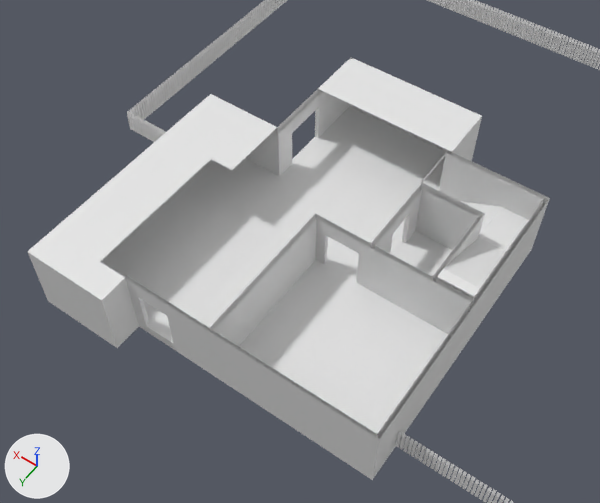
The Blender file UnityFile/Assets/03_Models/m_buildingDetailed.blend, before and after one commit.
Rendered twice from a 50 mm lens placed at (-84.1, 61.7, 157.3), pointed at (-17.1, -32.1, 9.9). The axes (+X, +Y, +Z) are drawn at lower left. The lights are the same throughout. Materials are left out; every surface is plain grey.

The first picture shows 'Fence', 'FirstFloor Floor', 'FirstFloor_Walls', 'Staircase'.
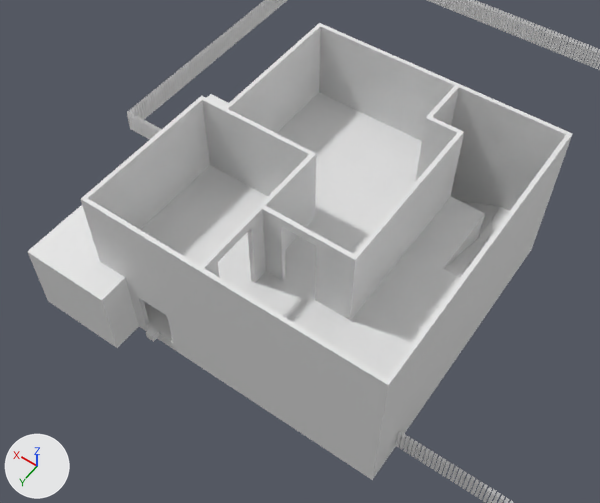
What differs and where, as boxes (x1, y1, x2, y2) in the pictures (600 x 503 px):
'SecondFloor Walls', shown: after (81, 23, 572, 439)
'SecondFloor Walls.001', shown: after (141, 93, 485, 378)
'ScaleCube', shown: after (146, 326, 160, 342)
'FirstFloor_Walls', unchanged, covered by the edit: before (27, 57, 550, 480); after (27, 94, 549, 480)
'FirstFloor Floor', unchanged, covered by the edit: before (100, 107, 479, 434); after (144, 301, 173, 343)

Patch to the scene script:
```diff
--- a/UnityFile/Assets/03_Models/m_buildingDetailed.blend.py
+++ b/UnityFile/Assets/03_Models/m_buildingDetailed.blend.py
@@ ob_secondfloor_walls_001 @@
 ob_secondfloor_walls_001.scale = (2.96, 1.0, 0.238)
-ob_secondfloor_walls_001.hide_viewport = True
@@ ob_secondfloor_walls @@
 ob_secondfloor_walls.scale = (2.96, 1.0, 0.238)
-ob_secondfloor_walls.hide_viewport = True
@@ ob_scalecube @@
 ob_scalecube.location = (0.0, 0.0, 1.0)
-ob_scalecube.hide_viewport = True
```
